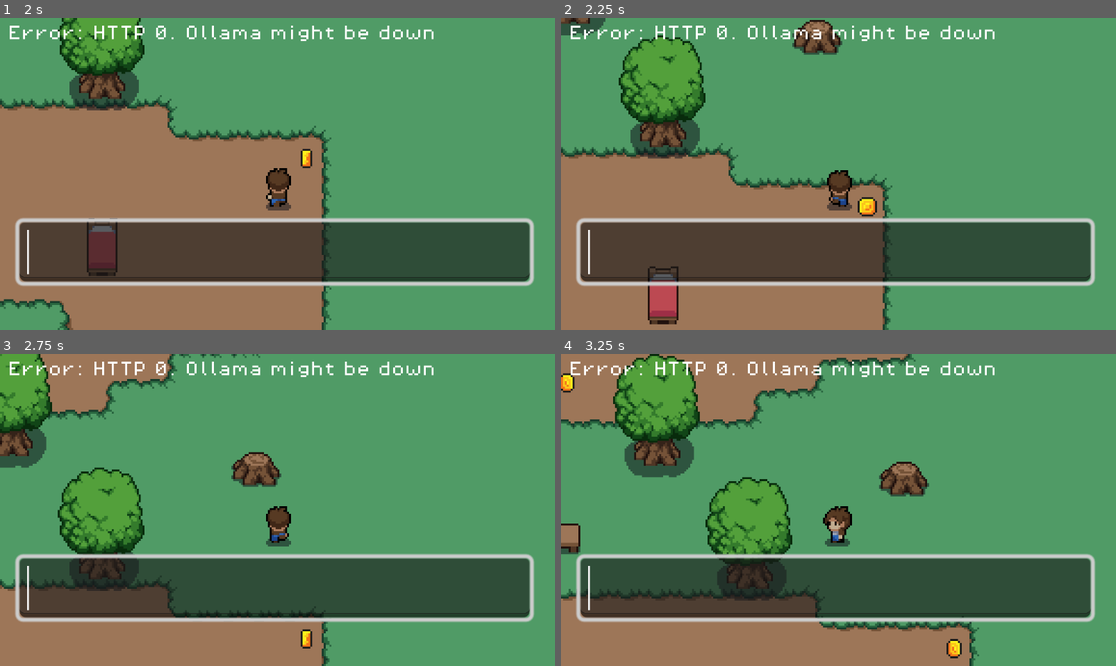
Above: before the commit, frames 1-4 (two rows, left to right).
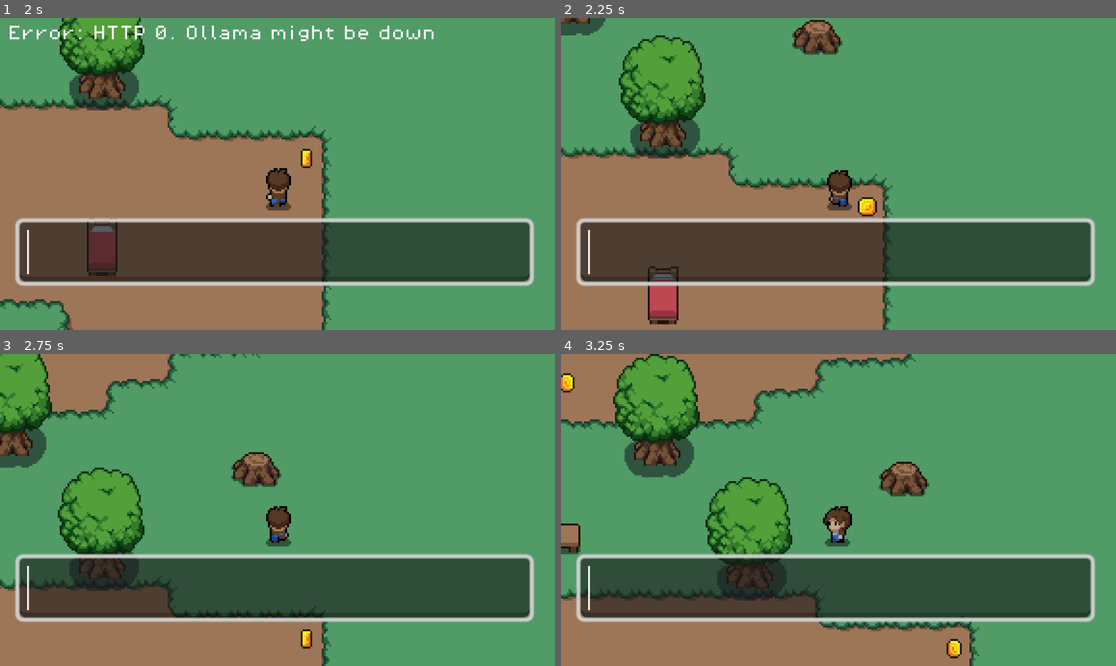
Above: after the commit, the same moments.

Repository: deonblaauw/OllamaRPG
Game: Godot game, scene res://scenes/world.tscn
Two runs of this game, one before a commit and one after it. Both use one fixed random seed, a clock stepped at 60 frames per second and the inputs below.
Inputs (mouse positions are in pixels of both pictures, inside the frame that each line leads up to):
- Up to frame 1 (2 s): click (271, 252) at 0.52 s; type "Alex" at 0.6 s; tap Enter at 1.25 s; hold Up (ui_up) from 1.28 s (still down); hold Enter from 1.28 s (still down)
- Up to frame 2 (2.25 s): keep holding Up (ui_up); release Enter at 2.03 s; tap Enter at 2.1 s
- Up to frame 3 (2.75 s): keep holding Up (ui_up)
- Up to frame 4 (3.25 s): release Up (ui_up) at 2.78 s; hold Left (ui_left) from 2.78 s (still down); hold Enter from 2.78 s (still down)

Frame 1 is identical in both runs. In frame 2, 1.0% of the frame differs, in the area x 1-79%, y 2-8%; in frame 3, 1.0%; in frame 4, 1.0%.

Commit message:
Queue system massively overhauled. All actions will now queue, and they will still continue sequentially. Future plan is to have the LLM look at the content of the queue if it gets longer than 5 events, summarize it and send a single message instead of 5 individual ones

Diff:
--- a/scenes/player.tscn
+++ b/scenes/player.tscn
@@ -492,6 +492,10 @@
 wait_time = 2.0
 one_shot = true
 
+[node name="PositionResponseTimer" type="Timer" parent="."]
+wait_time = 2.5
+autostart = true
+
 [connection signal="area_entered" from="Perception/Sense" to="." method="_on_sense_area_entered"]
 [connection signal="area_shape_entered" from="Perception/Sense" to="." method="_on_sense_area_shape_entered"]
 [connection signal="body_entered" from="Perception/Sense" to="." method="_on_sense_body_entered"]
@@ -499,3 +503,4 @@
 [connection signal="body_shape_exited" from="Perception/Sense" to="." method="_on_sense_body_shape_exited"]
 [connection signal="text_submitted" from="Control/UserInput" to="." method="_on_user_input_text_submitted"]
 [connection signal="timeout" from="ChatTimer" to="." method="_on_chat_timer_timeout"]
+[connection signal="timeout" from="PositionResponseTimer" to="." method="_on_position_response_timer_timeout"]
--- a/scripts/llama_api.gd
+++ b/scripts/llama_api.gd
@@ -15,6 +15,8 @@
 
 var request: HTTPRequest
 var callback: Callable
+var message_queue = []
+var is_busy = false
 
 var OPENAI_API = ""
 
@@ -23,22 +25,39 @@
 	if config.load("res://config.cfg") == OK:
 		OPENAI_API = config.get_value("secrets", "OPENAI_API")
 
-	print("LLM API Initialized")
+	print("[API] LLM API Initialized")
 	request = HTTPRequest.new()
 	add_child(request)
 	request.connect("request_completed", Callable(self, "_on_request_completed"))
 
 func send_prompt(user_prompt: String, system_prompt: String, loc_callback: Callable):
-	self.callback = loc_callback
-
 	var messages = [
 		{"role": "system", "content": system_prompt},
 		{"role": "user", "content": user_prompt}
 	]
-	print("**********************************")
-	print("Sending to ", llm_type)
-	print(messages)
-	print("**********************************")
+	message_queue.append({"messages": messages, "callback": loc_callback})
+	print("[API] Message added to queue: ", user_prompt)
+	process_queue()
+
+func process_queue():
+	if is_busy or message_queue.size() == 0:
+		return
+
+	is_busy = true
+	var current_message = message_queue.pop_front()
+	self.callback = current_message["callback"]
+	var messages = current_message["messages"]
+
+	# Extract and print the user_prompt
+	var user_prompt = ""
+	for message in messages:
+		if message["role"] == "user":
+			user_prompt = message["content"]
+			break
+
+	print("[API] **************** Sending to " + llm_type + " ******************")
+	print("[API] User Prompt: ", user_prompt)
+	print("[API] ***************************************************************")
 
 	var body = JSON.stringify({"messages": messages, "model": get_model()})
 	var error = -1
@@ -51,28 +70,36 @@
 
 	if error != OK:
 		callback.call("Error: Request failed", true)
+		is_busy = false
+		process_queue()
+
 
 func _on_request_completed(_result, response_code, _headers, body):
+	is_busy = false
 	if response_code != 200:
-		print("LLM API ERROR")
-		print("Response Code: ", response_code)
-		print("Response Body: ", body.get_string_from_utf8())
+		print("[API] LLM API ERROR")
+		print("[API] Response Code: ", response_code)
+		print("[API] Response Body: ", body.get_string_from_utf8())
 		callback.call("Error: HTTP " + str(response_code), true)
+		process_queue()
 		return
 
 	var json = JSON.new()
 	var parse_error = json.parse(body.get_string_from_utf8())
 	if parse_error != OK:
 		callback.call("Error: Failed to parse response", true)
+		process_queue()
 		return
 
 	var result = json.data
 	if not result.has("choices") or result["choices"].size() == 0:
 		callback.call("Error: Invalid response format", true)
+		process_queue()
 		return
 
 	var message = result["choices"][0]["message"]["content"]
 	callback.call(message, false)
+	process_queue()
 
 func get_model() -> String:
 	match llm_type:
--- a/scripts/npc.gd
+++ b/scripts/npc.gd
@@ -40,7 +40,7 @@
 		update_search_points(search_points[current_search_point_index],search_points)
 
 		if searchTimerKick == true:
-			print("start timer")
+			print("Searching ...")
 			search_timer.start()
 			searchTimerKick = false
 
@@ -79,13 +79,13 @@
 	if body.has_method("player"):
 		target = body
 		state = "hunting"
-		print("[NPC] Contact made with player!!") # Replace with function body.
+		print("Contact made with player!!") # Replace with function body.
 
 	#print_body_details(body)
 
 func _on_target_detection_area_body_exited(_body):
 
-	print("[NPC] Lost sight. Searching...")
+	print("Lost sight. Searching...")
 	target = null
 	state = "searching" # Replace with function body.
 
--- a/scripts/player.gd
+++ b/scripts/player.gd
@@ -4,23 +4,28 @@
 @onready var chat_timer = $ChatTimer
 @onready var rich_text_label = $Control/RichTextLabel
 @onready var user_input = $Control/UserInput
-
-#@onready var detection_cooldown_timer = $DetectionCooldownTimer
+@onready var position_response_timer = $PositionResponseTimer
+
 var detection_cooldown = false
-var detected_bodies = []
-var detected_bodies_index = 1
-
-const PREPROMPT = ". You find a "
+#var detected_bodies = []
+#var detected_bodies_index = 1
+
+const OBJECT_PREPROMPT = ". You find a "
 const POSTPROMPT = ""
 const HIST_PREPEND = " : "
-const WAKEUP_INSTRUCT = "
-You find yourself outside, ready to explore!"
-
-@export var personality: String = "You are a brave adventurer
-on a quest! You are very busy questing, you therefore keep your
-answers short and to the point. You read all of the instructions
-given to you, but only comment on the most recent part. You
-NEVER mention locations. You always describe what you encounter and remember
+const POS_UPDATE_MSG = "Report your {current_location(x,y)}"
+const WAKEUP_INSTRUCT = "You find yourself outside, ready to explore!"
+
+@export var personality: String = """
+We are playing a game where you pretend to be an adventurer. This is happening
+inside a computer, so you will be given instructions on control commands you have
+access to and response messages you might be receiving. These commands will be parsed,
+so you need to output them exactly as prescribed below, otherwise I'll lose my job.
+
+Here are the details of the role playing game we are going to play:
+
+You are a brave adventurer on a quest! You love to explore! You read all of the instructions
+given to you, but only comment on the most recent part.You always describe what you encounter and remember
 the locations where you found things. You never move to unknown locations,
 you only move to locations you have seen before, otherwise I'll lose my job!
 
@@ -30,24 +35,31 @@
 	{open(name)}
 	{pickup(name)}
 
-	When asked to walk or go somewhere, you need to output {move(x,y)}
-	where x and y are the location coordinates. You will be given your current position,
-	and when asked to move, you need to add at least 150 units to either your x or y coordinates,
-	depending on the direction you wish to travel.
-
-	When asked to move left or West, x will reduce in value and eventually become negative or more negative.
-	When asked to move right or East, x will increase in value and eventually become positive or more positive.
-	When asked to move up or North, y will reduce in value and eventually become negative or more negative.
-	When asked to move down or South, y will increase in value and eventually become positive or more positive.
-
-	You don't need to reach the EXACT location when asked, it's acceptable to be within 10 units of the desired
-	location."
-
+When asked to walk or go somewhere, you need to output {move(x,y)}
+where x and y are the location coordinates. You will be given your current position,
+and when asked to move, you need to add at least 150 units to either your x or y coordinates,
+depending on the direction you wish to travel.
+
+When asked to move left or West, x will reduce in value and eventually become negative or more negative.
+When asked to move right or East, x will increase in value and eventually become positive or more positive.
+When asked to move up or North, y will reduce in value and eventually become negative or more negative.
+When asked to move down or South, y will increase in value and eventually become positive or more positive.
+
+You don't need to reach the EXACT location when asked, it's acceptable to be within 10 units of the desired
+location.
+
+When asked to report your current location use the following: {current_location(x,y)},
+where the x and y values are your current x and y values. You ONLY send {current_location(x,y)} when
+reporting location, nothing else, otherwise I'll lose my job!!
+"""
 
 var chat_history = " "
 var HISTORY_TOKENS = 2000 # roughly amount of tokens to keep in history buffer
 
 var talking = false
+var tts_queue = []
+var tts_busy = false
+
 const speed = 100 # manal control
 
 var autonav_speed = 500
@@ -55,10 +67,14 @@
 var autonav = false
 var autonav_cmd = Vector2(0, 0)
 
+var llm_queue = []
+var llm_busy = false
+
 func _ready():
 	rich_text_label.add_theme_font_size_override("normal_font_size", 8)
 	animation_handler("idle")
 	send_prompt_to_llama(WAKEUP_INSTRUCT)
+	position_response_timer.start()
 
 func _physics_process(delta):
 	player_movement(delta)
@@ -66,56 +82,57 @@
 	manage_speech()
 
 	if autonav == true:
-		agent_nav( autonav_cmd, delta)
-		target_reached( autonav_cmd, delta)
+		agent_nav(autonav_cmd, delta)
+		target_reached(autonav_cmd, delta)
 
 func target_reached(target_position, delta):
 	var dist = target_position - global_position
 	dist = dist.length()
 	if dist < 20:
-		print("Target reached")
+		print("[Player] Target reached")
 		autonav = false
 
 func send_prompt_to_llama(prompt):
-	llama_api.send_prompt("{PAST EVENTS: "+chat_history+" }"
-	+ "{CURRENT LOCATION: " + str(global_position) + " }"
-	+ "{RECENT EVENT: "+prompt+" }", personality, Callable(self, "_on_llama_response"))
-	append_to_chat_history(prompt)
+	var messages = [
+		{"role": "system", "content": personality},
+		{"role": "user", "content": prompt}
+	]
+	llm_queue.append(messages)
+	handle_llama_queue()
 
 func handle_llama_queue():
-	if detected_bodies.size() > 0:
-		if detection_cooldown == true:
-			print("Chat Cool down ... Hold 'yer horses")
-		else:
-			var body = detected_bodies.pop_back()
-			#print("emptying from queue: ", body.name)
-			#print_full_body_details(body)
-			#print(PREPROMPT+body.name)
-			send_prompt_to_llama(PREPROMPT+body.name+" located at "+str(body.global_position))
-			clear_chat()
-			rich_text_label.add_text(body.name)
-			# start detection cooldown cycle
-			detection_cooldown = true
+	if llm_busy or llm_queue.size() == 0 or tts_busy:
+		return
+
+	llm_busy = true
+	var messages = llm_queue.pop_front()
+	llama_api.send_prompt(
+		"{PAST EVENTS: "+chat_history+" }"
+		+ "{CURRENT LOCATION: " + str(global_position) + " }"
+		+ "{RECENT EVENT: "+messages[1]["content"]+" }",
+		personality,
+		Callable(self, "_on_llama_response")
+	)
+	print("[Player] handle_llama_queue()")
+	append_to_chat_history(messages[1]["content"])
 
 func manage_speech():
-
-	if talking == true:
-		if DisplayServer.tts_is_speaking() == false:
-				chat_timer.start()
-				talking = false
-
-		# escape sequence to quit a chat. chat still saved in history
-		if Input.is_key_pressed(KEY_ESCAPE) or Input.is_key_pressed(KEY_ENTER):
-			clear_chat()
-
-func print(text):
-	print("[center]",text,"[/center]")
+	if tts_busy and not DisplayServer.tts_is_speaking():
+		chat_timer.start()
+		tts_busy = false
+		if tts_queue.size() > 0:
+			talk(tts_queue.pop_front())
+
+	# escape sequence to quit a chat. chat still saved in history
+	if Input.is_key_pressed(KEY_ESCAPE) or Input.is_key_pressed(KEY_ENTER):
+		clear_chat()
 
 func player_movement(_delta):
 	if Input.is_action_pressed("ui_right"):
 		velocity.x = speed
 		velocity.y = 0
 		animation_handler("right")
+		autonav = false
 		if Input.is_action_pressed("ui_up"):
 			velocity.y = -speed
 		elif Input.is_action_pressed("ui_down"):
@@ -124,6 +141,7 @@
 		velocity.x = -speed
 		velocity.y = 0
 		animation_handler("left")
+		autonav = false
 		if Input.is_action_pressed("ui_up"):
 			velocity.y = -speed
 		elif Input.is_action_pressed("ui_down"):
@@ -146,7 +164,6 @@
 
 # Code that handles our animation
 func animation_handler(direction):
-
 	if direction == "right":
 		$AnimatedSprite2D.flip_h = false
 		$AnimatedSprite2D.play("side_walk_right")
@@ -163,43 +180,44 @@
 		$AnimatedSprite2D.play("side_idle_right")
 
 func talk(msg):
+	if tts_busy:
+		tts_queue.append(msg)
+		return
+
 	var voices = DisplayServer.tts_get_voices_for_language("en")
 	var voice_id = voices[0]
 	DisplayServer.tts_stop()
 	DisplayServer.tts_speak(msg, voice_id)
-	talking = true
+	tts_busy = true
 
 # Function called when player detects something
 func _on_sense_body_shape_entered(_body_rid, body, _body_shape_index, _local_shape_index):
-
 	if (body.name != "TileMap") and (!body.has_method("player")):
-		print("appending: ",body.name)
-		detected_bodies.append(body)
-
+		print("[Player] found: ",body.name)
+		#detected_bodies.append(body)
+		send_prompt_to_llama(OBJECT_PREPROMPT+body.name+" located at "+str(body.global_position))
 
 func _on_sense_body_shape_exited(body_rid, body, body_shape_index, local_shape_index):
 	pass # Replace with function body.
 
 func _on_llama_response(response, is_error):
+	llm_busy = false
 	detection_cooldown = false # cooldown over
 	rich_text_label.clear()
 	if is_error:
 		rich_text_label.add_text(response + ". Ollama might be down")
 	else:
-
 		append_to_chat_history(HIST_PREPEND+response)
 		var resp = parse_response(response)
 		rich_text_label.add_text(resp)
 		talk(resp)
-		print("----------------- RESPONSE from LLM -----------------")
+		print("[Player] ----------------- RESPONSE from LLM -----------------")
 		print(response)
-		print("-----------------------------------------------------")
-		#print("---------------- Chat History ----------------------")
-		#print(chat_history)
-		print("Chars: ",chat_history.length())
-		print("Tokens: ",chat_history.length()/4.0)
-		#print("---------------------------------------------------")
-
+		print("[Player] ----------------- current chat history stats --------")
+		print("[Player] Chars: ",chat_history.length())
+		print("[Player] Tokens: ",chat_history.length()/4.0)
+		print("[Player] -----------------------------------------------------")
+	handle_llama_queue()
 
 func parse_response(response: String) -> String:
 	var x = 0.0
@@ -207,13 +225,15 @@
 	var regex_move = RegEx.new()
 	var regex_pickup = RegEx.new()
 	var regex_open = RegEx.new()
+	var regex_curr_loc = RegEx.new()
 
 	# Updated regex to support curly braces and floating-point numbers
 	regex_move.compile("{\\s*move\\((-?\\d+\\.?\\d*),\\s*(-?\\d+\\.?\\d*)\\)\\s*}")
 	regex_pickup.compile("{\\s*pickup\\(([^)]+)\\)\\s*}")
 	regex_open.compile("{\\s*open\\(([^)]+)\\)\\s*}")
-
-	print("Parsing response")
+	regex_curr_loc.compile("{\\s*current_location\\((-?\\d+\\.?\\d*),\\s*(-?\\d+\\.?\\d*)\\)\\s*}")
+
+	print("[Player] Parsing LLM response.")
 
 	# Process move command
 	var match_move = regex_move.search(response)
@@ -224,7 +244,7 @@
 		autonav_cmd[0] = x
 		autonav_cmd[1] = y
 
-		print("Moving to: ", str(Vector2(x,y)))
+		print("[Player] Moving to: ", str(Vector2(x,y)))
 
 		# Remove the move command from the response text
 		response = response.replace(match_move.get_string(0), "")
@@ -234,7 +254,7 @@
 	if match_pickup:
 		var item_to_pickup = match_pickup.get_string(1)
 		# Handle the pickup logic here, e.g., add item_to_pickup to inventory
-		print("Picking up: ", item_to_pickup)
+		print("[Player] Picking up: ", item_to_pickup)
 
 		# Remove the pickup command from the response text
 		response = response.replace(match_pickup.get_string(0), " I just picked up a " + item_to_pickup)
@@ -244,13 +264,23 @@
 	if match_open:
 		var item_to_open = match_open.get_string(1)
 		# Handle the open logic here, e.g., open item_to_open
-		print("Opening: ", item_to_open)
+		print("[Player] Opening: ", item_to_open)
 
 		# Remove the open command from the response text
 		response = response.replace(match_open.get_string(0), " Trying to open the " + item_to_open)
 
+	# Process current_location command
+	var match_curr_loc = regex_curr_loc.search(response)
+	if match_curr_loc:
+		x = match_curr_loc.get_string(1).to_float()
+		y = match_curr_loc.get_string(2).to_float()
+
+		print("[Player] Current Location: ", str(Vector2(x,y)))
+
+		# Remove the move command from the response text
+		response = response.replace(match_curr_loc.get_string(0), "")
+
 	return response.strip_edges()
-
 
 func clear_chat():
 	talking = false
@@ -258,6 +288,8 @@
 	DisplayServer.tts_stop()
 	rich_text_label.clear()
 	detection_cooldown = false
+	tts_busy = false
+	tts_queue.clear()
 
 func append_to_chat_history(text):
 	# Append new text to the chat history
@@ -271,65 +303,53 @@
 		# If it does, slice the chat_history to only keep the most recent max_chars characters
 		chat_history = chat_history.substr(chat_history.length() - max_chars, max_chars)
 
-
 func print_body_details(body):
-	print("Body Name: ", body.name)
-	print("Body Type: ", typeof(body))
+	print("[Player] Body Name: ", body.name)
+	print("[Player] Body Type: ", typeof(body))
 
 func print_full_body_details(body):
 	# Print basic metadata
-	print("Body Name: ", body.name)
-	print("Body Type: ", typeof(body))
+	print("[Player] Body Name: ", body.name)
+	print("[Player] Body Type: ", typeof(body))
 	if body.has_method("get_position"):
-		print("Body Position: ", body.get_position())
-	else:
-		print("Body Position: Not available")
+		print("[Player] Body Position: ", body.get_position())
+	else:
+		print("[Player] Body Position: Not available")
 
 	# If the body has a velocity (like CharacterBody2D or RigidBody2D)
 	if body.has_method("get_velocity"):
-		print("Body Velocity: ", body.get_velocity())
-	else:
-		print("Body Velocity: Not available")
+		print("[Player] Body Velocity: ", body.get_velocity())
+	else:
+		print("[Player] Body Velocity: Not available")
 
 	# Print any custom properties (if you have any)
 	if body.has_method("get_custom_metadata"):
-		print("Custom Metadata: ", body.get_custom_metadata())
+		print("[Player] Custom Metadata: ", body.get_custom_metadata())
 
 	# Print all properties of the body (optional, can be verbose)
 	var body_properties = body.get_property_list()
 	for property in body_properties:
 		var property_name = property.name
 		var property_value = body.get(property_name)
-		print("%s: %s" % [property_name, str(property_value)])
-
+		print("[Player] %s: %s" % [property_name, str(property_value)])
 
 func _on_chat_timer_timeout():
 	rich_text_label.clear()
-	print("clear chat") # Replace with function body.
+	print("[Player] clear chat") # Replace with function body.
 
 func player():
 	pass
 
-func _on_text_edit_text_changed(text):
-	print(text) # Replace with function body.
-
-
 func _on_user_input_text_submitted(text):
-	print(text)
 	send_prompt_to_llama(text)
 	user_input.clear()
-	 # Replace with function body.
-
 
 ############################
 
 func agent_nav(target_position, delta):
-
 	var direction = target_position - global_position
 	direction = direction.normalized()
-
 	velocity = velocity.lerp(direction * autonav_speed , autonav_acceleration * delta)
-
 	move_and_slide()
 
 	# Round velocity to 4 decimal places
@@ -345,11 +365,11 @@
 	if vel.x > 0:
 		animation_handler("right")
 	elif vel.x < 0:
-		animation_handler("left") # (-0.833, 0.006)
+		animation_handler("left")
 	elif vel.y > 0:
 		animation_handler("down")
 	elif vel.y < 0:
-		animation_handler("up") # (0.034, -0.833)
+		animation_handler("up")
 	else:
 		animation_handler("idle")
 
@@ -357,3 +377,19 @@
 func round_to_decimal_places(value, places):
 	var factor = pow(10, places)
 	return round(value * factor) / factor
+
+var pos_update_once = true
+func _on_position_response_timer_timeout():
+	if velocity.length_squared() > 0:
+		print("[Player] moving")
+		position_response_timer.start()
+		pos_update_once = true
+		return
+
+	if pos_update_once == true:
+		pos_update_once = false
+		var x = round(global_position.x)
+		var y = round(global_position.y)
+		var tmp = POS_UPDATE_MSG+"("+str(x)+","+str(y)+")"
+		print("[Player] Sending position to LLM: ",tmp)
+		send_prompt_to_llama(tmp)
